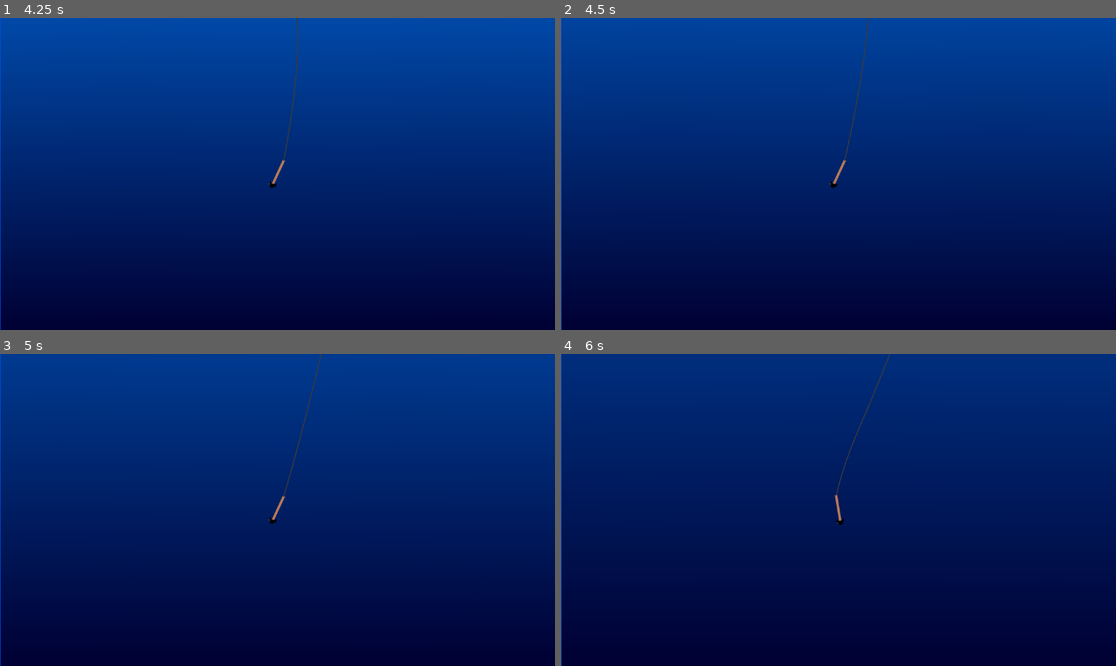
Above: before the commit, frames 1-4 (two rows, left to right).
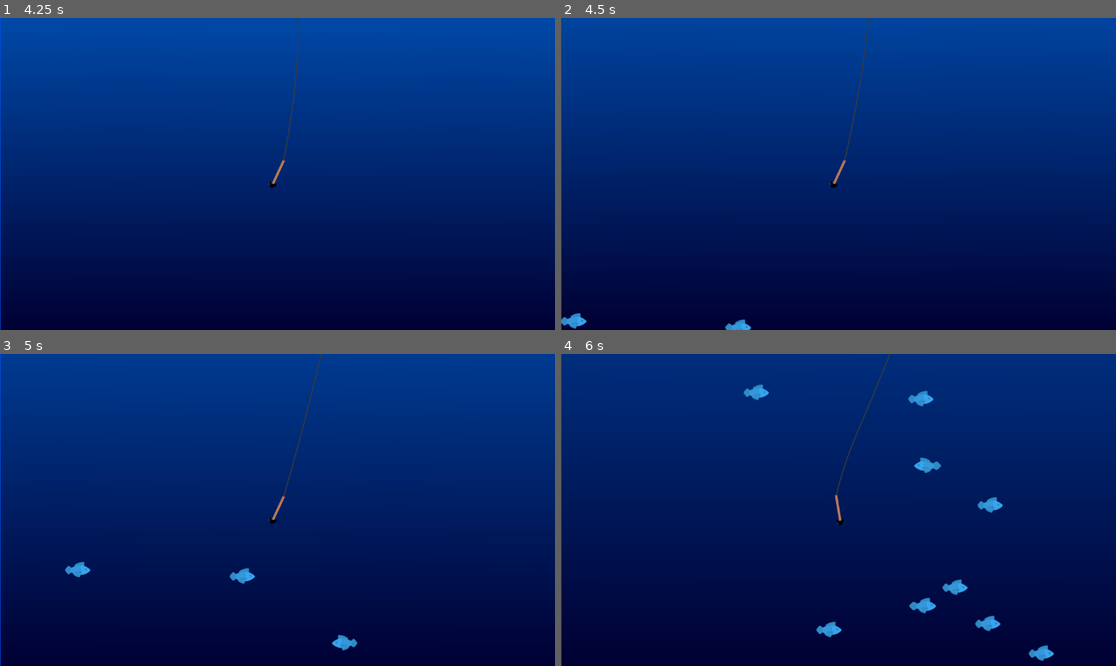
Above: after the commit, the same moments.

Repository: Duckslayer/Fishy
Game: Godot game, scene res://game.tscn
The game is run twice, just before and just after one commit, with the same random seed, the same clock (stepped at 60 frames per second) and the same inputs.
Inputs:
- Up to frame 1 (4.25 s): hold D (Right) 0.53-1.28 s; tap Space (Launch) every 0.75 s from 0.6 to 3.6 s; hold A (Left) 1.28-2.03 s; hold D (Right) 2.03-3.53 s; hold A (Left) from 3.53 s (still down)
- Up to frame 2 (4.5 s): keep holding A (Left); tap Space (Launch) at 4.35 s
- Up to frame 3 (5 s): keep holding A (Left)
- Up to frame 4 (6 s): tap Space (Launch) at 5.1, 5.85 s; release A (Left) at 5.78 s; hold D (Right) from 5.78 s (still down)

Frame 1 is identical in both runs. In frame 2, 0.2% of the frame differs, in the area x 0-35%, y 94-100%; in frame 3, 0.4%; in frame 4, 1.3%, in the area x 32-89%, y 9-99%.

Commit message:
Spawner working

Diff:
--- a/fish/spawner.gd
+++ b/fish/spawner.gd
@@ -1,14 +1,27 @@
 extends Node2D
 
 @export var fish_scenes : Array[PackedScene]
+var number_of_fish = 4
 
 func _process(delta: float) -> void:
-	var current_depth = global_position.y
+	pass
 
 
 func spawn_fish():
-	pass
+	var fish = fish_scenes.pick_random().instantiate()
 
+	var spawn_pos = Vector2(global_position.x + randf_range(-1000, 1000), global_position.y + randf_range(1000, 2000))
+
+	var spawn_right = spawn_pos[0] < global_position.x
+
+	if not spawn_right:
+		fish.scale.x = -fish.scale.x
+
+	fish.global_position = spawn_pos
+
+	#Surely this is clean!
+	get_parent().get_parent().add_child(fish)
 
 func _on_timer_timeout() -> void:
-	spawn_fish() # Replace with function body.
+	for i in range(number_of_fish):
+		spawn_fish() # Replace with function body.
--- a/game.tscn
+++ b/game.tscn
@@ -6,6 +6,7 @@
 [ext_resource type="PackedScene" uid="uid://bnhg0r1hnnkic" path="res://harpoon/harpoon.tscn" id="2_feb5d"]
 [ext_resource type="PackedScene" uid="uid://bunm3ffkiabq2" path="res://fish/basic_fish.tscn" id="5_7jktm"]
 [ext_resource type="Texture2D" uid="uid://d0kcbpob7gvpj" path="res://kenney_fish-pack_2/Vector/bubble_c.svg" id="5_ryrav"]
+[ext_resource type="PackedScene" uid="uid://d11dcwjg8lq4e" path="res://fish/spawner.tscn" id="6_eow3j"]
 
 [sub_resource type="Curve" id="Curve_eow3j"]
 _limits = [-2.0, 2.0, 0.0, 1.0]
@@ -64,6 +65,8 @@
 visibility_rect = Rect2(-600, -1200, 1200, 1200)
 process_material = SubResource("ParticleProcessMaterial_j5wjh")
 
+[node name="Spawner" parent="Harpoon" unique_id=1322794572 instance=ExtResource("6_eow3j")]
+
 [node name="BubbleOccluder" type="LightOccluder2D" parent="." unique_id=694203557]
 occluder = SubResource("OccluderPolygon2D_fc0e3")
 occluder_light_mask = 4
